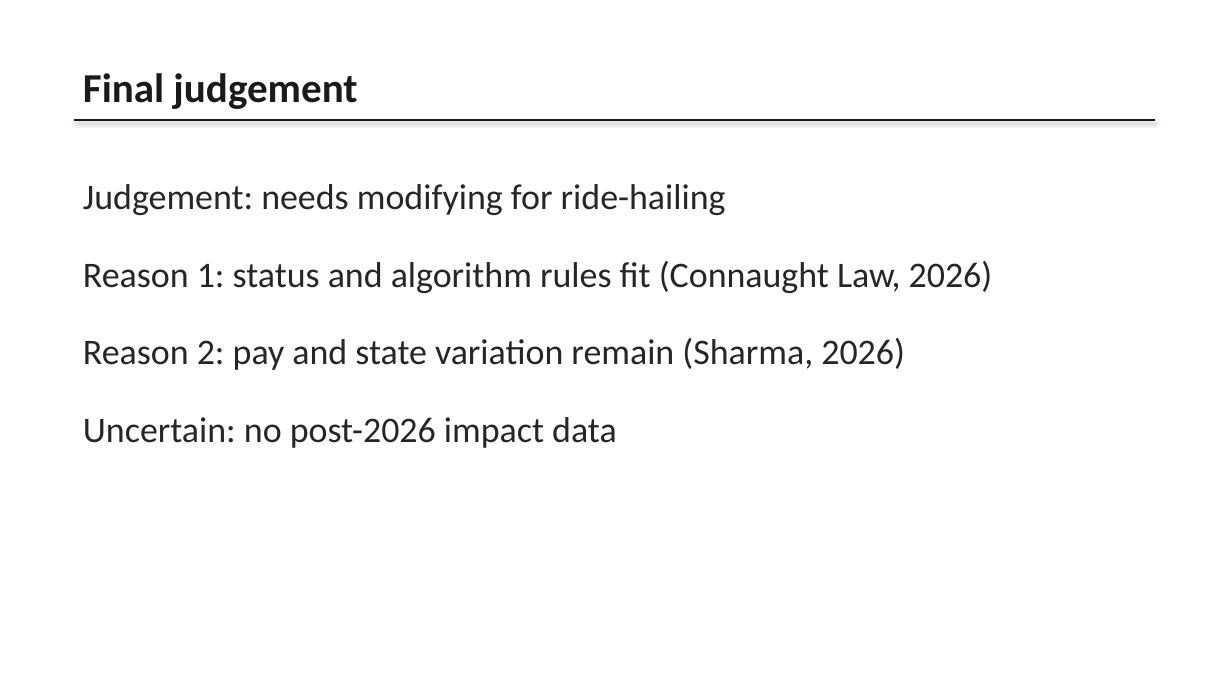
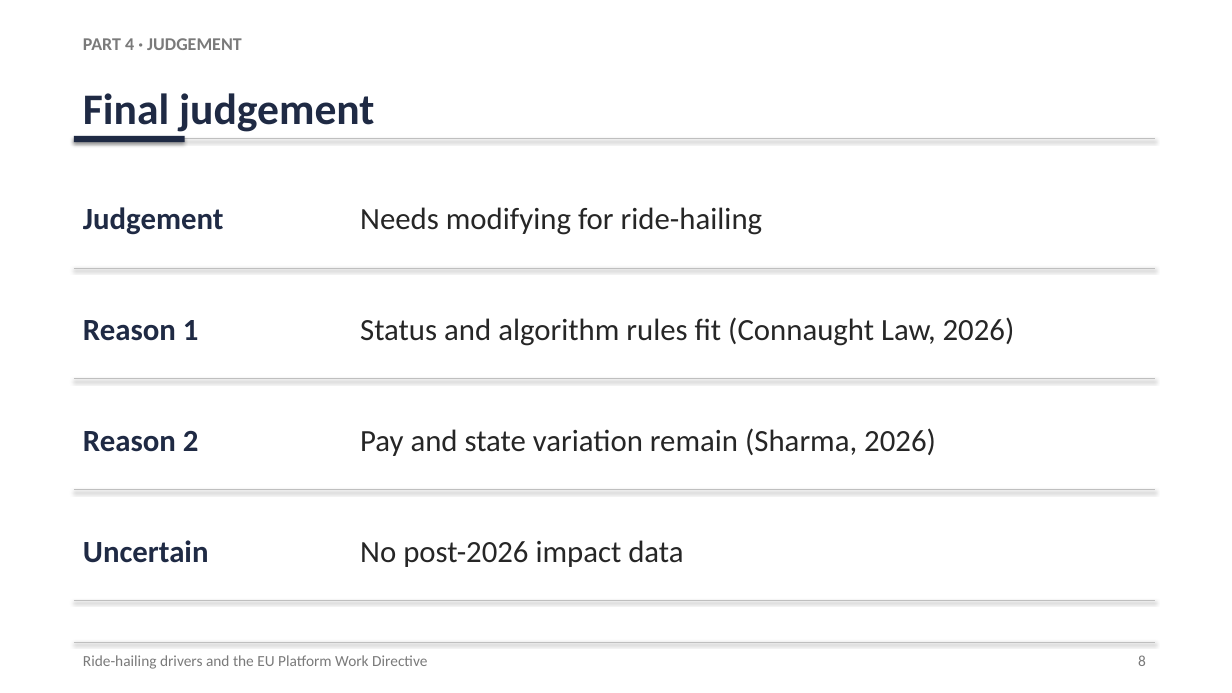
Before and after one commit to karanrg22-svg/skill, a slide deck: slide 8 of Ride-Hailing_Presentation.pptx. Drawn at 1232x693 pixels with LibreOffice and Linux fonts; fonts in the diff are those of the drawing. Boxes give left, top, right and bottom in pixels: in the first picture for what was removed or moved away, otherwise in the second. Text is boxed around its words. In the diff, an @@ line names an element or a change of style, - is before the commit and + after.

```diff
--- a/Ride-Hailing_Presentation.pptx
+++ b/Ride-Hailing_Presentation.pptx
@@ text "Final judgement" moved from (x1=83, y1=73, x2=357, y2=109) to (x1=83, y1=93, x2=374, y2=132) @@
@@ text "Final judgement" at (x1=83, y1=93, x2=374, y2=132): size 32 to 34 pt, text colour #1A1A1A to #1F2A44 @@
@@ text added at (x1=83, y1=38, x2=242, y2=50), 14 pt, text #7A7A7A, bold @@
+PART 4 · JUDGEMENT
@@ line moved from (74, 120) - (1155, 120) to (74, 139) - (1155, 139) @@
@@ line (74, 139) - (1155, 139): stroke #1A1A1A 1.5 pt to #BFBFBF 0.75 pt @@
@@ rectangle added at (x1=74, y1=136, x2=185, y2=142), fill #1F2A44 @@
@@ text removed at (x1=83, y1=184, x2=993, y2=448) @@
-Judgement: needs modifying for ride-hailing
-Reason 1: status and algorithm rules fit (Connaught Law, 2026)
-Reason 2: pay and state variation remain (Sharma, 2026)
-Uncertain: no post-2026 impact data
@@ text added at (x1=83, y1=207, x2=223, y2=235), 24 pt, text #1F2A44, bold @@
+Judgement
@@ text added at (x1=360, y1=207, x2=762, y2=235), 24 pt, text #262626 @@
+Needs modifying for ride-hailing
@@ line added from (74, 268) to (1155, 268), #BFBFBF 0.5 pt @@
@@ text added at (x1=83, y1=320, x2=199, y2=341), 24 pt, text #1F2A44, bold @@
+Reason 1
@@ text added at (x1=360, y1=317, x2=1015, y2=346), 24 pt, text #262626 @@
+Status and algorithm rules fit (Connaught Law, 2026)
@@ line added from (74, 379) to (1155, 379), #BFBFBF 0.5 pt @@
@@ text added at (x1=83, y1=431, x2=199, y2=452), 24 pt, text #1F2A44, bold @@
+Reason 2
@@ text added at (x1=360, y1=428, x2=936, y2=456), 24 pt, text #262626 @@
+Pay and state variation remain (Sharma, 2026)
@@ line added from (74, 490) to (1155, 490), #BFBFBF 0.5 pt @@
@@ text added at (x1=83, y1=540, x2=209, y2=563), 24 pt, text #1F2A44, bold @@
+Uncertain
@@ text added at (x1=360, y1=540, x2=683, y2=567), 24 pt, text #262626 @@
+No post-2026 impact data
@@ line added from (74, 601) to (1155, 601), #BFBFBF 0.5 pt @@
@@ line added from (74, 642) to (1155, 642), #BFBFBF 0.75 pt @@
@@ text added at (x1=83, y1=655, x2=427, y2=669), 12 pt, text #7A7A7A @@
+Ride-hailing drivers and the EU Platform Work Directive
@@ text added at (x1=1138, y1=655, x2=1146, y2=666), 12 pt, text #7A7A7A @@
+8
```
Also in this commit, not shown: 8 other slides changed, 1 slide added.
